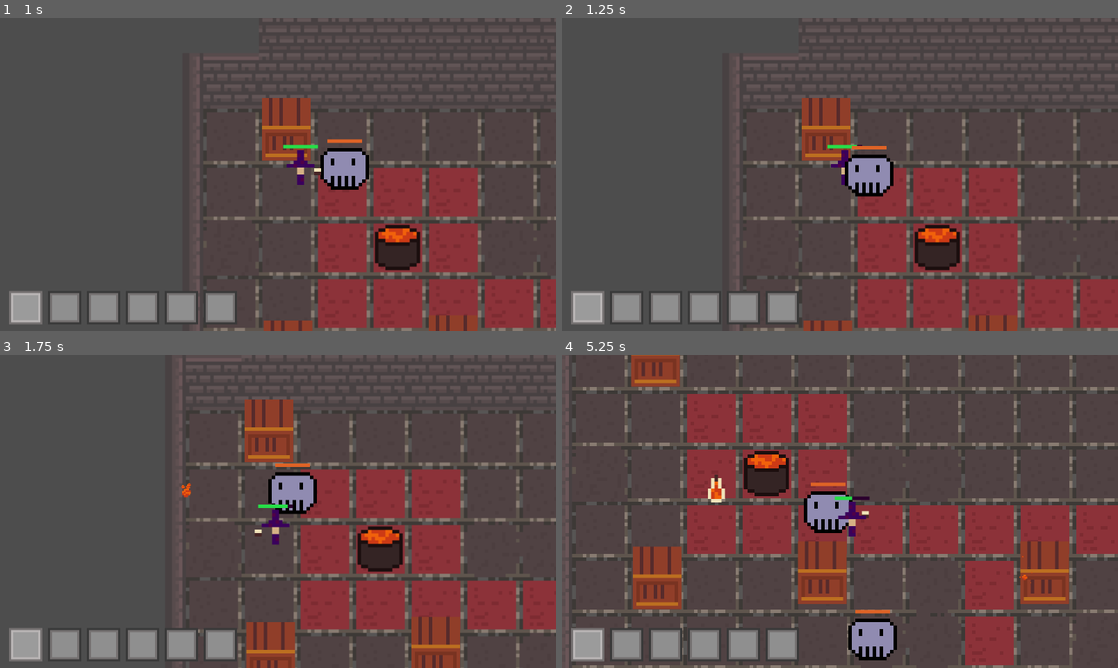
Above: before the commit, frames 1-4 (two rows, left to right).
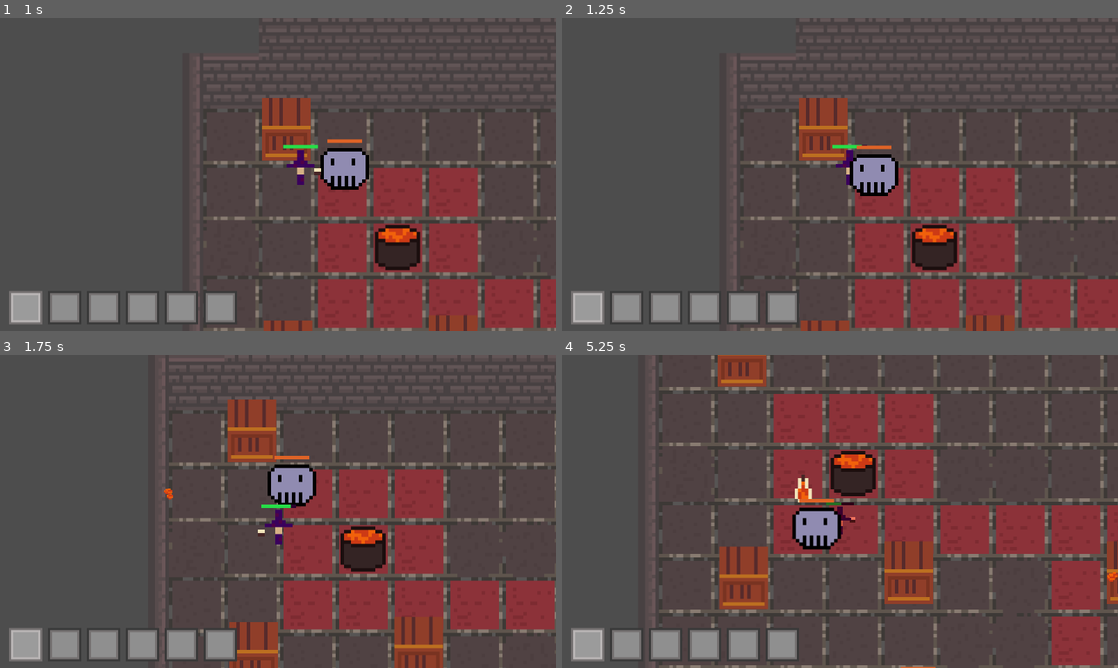
Above: after the commit, the same moments.

Repository: chluebi/ludum-dare-58
Game: Godot game, scene res://main.tscn
Same seed, same stepped clock (60 frames per second), same inputs: the game is played once before the commit and once after it.
Inputs (mouse positions are in pixels of both pictures, inside the frame that each line leads up to):
- Up to frame 1 (1 s): move the mouse to (400, 158) at 0.52 s; hold D (move_right) from 0.53 s (still down); hold F (drink) from 0.53 s (still down)
- Up to frame 2 (1.25 s): keep holding D (move_right); keep holding F (drink)
- Up to frame 3 (1.75 s): move the mouse to (166, 527) at 1.27 s; release D (move_right) at 1.28 s; release F (drink) at 1.28 s; hold S (move_down) from 1.28 s (still down); click (166, 527) at 1.35 s
- Up to frame 4 (5.25 s): move the mouse to (895, 442) at 2.02 s; release S (move_down) at 2.03 s; hold D (move_right) 2.03-2.78 s; tap Q (throw) at 2.1, 4.35 s; move the mouse to (812, 574) at 2.77 s; hold W (move_up) 2.78-3.53 s; tap F (drink) at 2.85 s; move the mouse to (1006, 558) at 3.52 s; press the mouse at (1006, 558) at 3.53 s; hold A (move_left) 3.53-5.03 s; move the mouse to (673, 464) at 4.27 s; release the mouse at (673, 464) at 4.28 s; move the mouse to (867, 511) at 5.02 s; hold S (move_down) from 5.03 s (still down); hold F (drink) from 5.03 s (still down)

Frame 1 is identical in both runs. In frame 2, 7.5% of the frame differs, in the area x 31-100%, y 0-100%; in frame 3, 15%; in frame 4, 38%, in the area x 0-100%, y 0-100%.

Commit message:
purple potion = poison trail

Diff:
--- a/enemy.tscn
+++ b/enemy.tscn
@@ -22,6 +22,8 @@
 radius = 94.13288
 
 [node name="Enemy" type="CharacterBody2D"]
+collision_layer = 4
+collision_mask = 7
 script = ExtResource("1_4gyqm")
 
 [node name="AnimatedSprite2D" type="AnimatedSprite2D" parent="."]
--- a/main.tscn
+++ b/main.tscn
@@ -11,6 +11,7 @@
 [ext_resource type="Script" uid="uid://cbnnke38dp7y2" path="res://enemy_spawner.gd" id="8_kek77"]
 [ext_resource type="Script" uid="uid://b7tk7wyyonbao" path="res://effect_manager.gd" id="10_4c57u"]
 [ext_resource type="Script" uid="uid://tfuqtyafw6be" path="res://inventory_manager.gd" id="11_efxa6"]
+[ext_resource type="PackedScene" uid="uid://da6hjhpeubx5h" path="res://poison_trail.tscn" id="12_dg77c"]
 
 [sub_resource type="TileSetAtlasSource" id="TileSetAtlasSource_5vw27"]
 texture = ExtResource("2_272bh")
@@ -94,3 +95,5 @@
 
 [node name="inventory_manager" type="Node" parent="."]
 script = ExtResource("11_efxa6")
+
+[node name="poison_trail" parent="." instance=ExtResource("12_dg77c")]
--- a/player.gd
+++ b/player.gd
@@ -13,9 +13,13 @@
 const ATTACK_INTERVAL = 0.7
 var attack_timer = 0.0
 
+const POISON_INTERVAL = 0.3
+var poison_timer = 0.0
+
 var health = HEALTH_SCRIPT.new(100)
 @onready var EFFECT_MANAGER = $"../../effect_manager"
 @onready var INVENTORY_MANAGER = $"../../inventory_manager"
+@onready var POISON_TRAIL = $"../../poison_trail"
 
 var is_drinking: bool = false
 
@@ -89,6 +93,15 @@
 	var regen = float(EFFECT_MANAGER.activity_strength(Constants.potion_type.pink))
 	if regen > 0:
 		health.heal_damage(regen * delta * 15)
+
+	poison_timer += delta
+	if poison_timer >= POISON_INTERVAL:
+		poison_timer -= POISON_INTERVAL
+		var str = EFFECT_MANAGER.activity_strength(Constants.potion_type.purple)
+		if str > 0:
+			POISON_TRAIL.set_strength(str)
+			POISON_TRAIL.update_carrier(position)
+		POISON_TRAIL.poison_tick()
 	move_and_slide()
 
 func on_potion_pickup(pot):
--- /dev/null
+++ b/poison_collision.tscn
@@ -0,0 +1,7 @@
+[gd_scene load_steps=2 format=3 uid="uid://42bru5bpjpwr"]
+
+[sub_resource type="CircleShape2D" id="CircleShape2D_labkj"]
+radius = 50.0
+
+[node name="poison_collision" type="CollisionShape2D"]
+shape = SubResource("CircleShape2D_labkj")
--- /dev/null
+++ b/poison_particles.tscn
@@ -0,0 +1,20 @@
+[gd_scene load_steps=3 format=3 uid="uid://cp4yu1j2dsrl1"]
+
+[ext_resource type="Shader" uid="uid://cy00tqn3dsc4p" path="res://poison_trail.gdshader" id="1_pek08"]
+
+[sub_resource type="ShaderMaterial" id="ShaderMaterial_labkj"]
+shader = ExtResource("1_pek08")
+shader_parameter/cell_amount = 20
+shader_parameter/period = Vector2(6, 6)
+
+[node name="poison_particles" type="CPUParticles2D"]
+material = SubResource("ShaderMaterial_labkj")
+amount = 100
+emission_shape = 1
+emission_sphere_radius = 50.0
+spread = 180.0
+gravity = Vector2(0, 0)
+initial_velocity_min = 10.0
+initial_velocity_max = 15.0
+scale_amount_min = 10.0
+scale_amount_max = 10.0
--- /dev/null
+++ b/poison_trail.gd
@@ -0,0 +1,52 @@
+extends Area2D
+
+const COLLISION = preload("res://poison_collision.tscn")
+const PARTICLES = preload("res://poison_particles.tscn")
+
+const DURATION = 5.0
+var damage = 5
+
+class EmittedPoint:
+	var shape
+	var particles
+	var start_time
+	func _init(time, pos, parent):
+		start_time = time
+		shape = COLLISION.instantiate()
+		particles = PARTICLES.instantiate()
+		shape.position = pos
+		particles.position = pos
+		parent.add_child.call_deferred(shape)
+		parent.add_child.call_deferred(particles)
+
+	func clean(time):
+		if start_time + DURATION > time:
+			return false
+		shape.queue_free()
+		particles.queue_free()
+		return true
+
+var points = []
+
+var timer = 0
+
+func clean(p):
+	return !p.clean(timer)
+
+func update_carrier(pos: Vector2):
+	var new_point = EmittedPoint.new(timer, pos, self)
+	points.push_back(new_point)
+
+
+func poison_tick():
+	points = points.filter(clean)
+	var cols = get_overlapping_bodies()
+	for c in cols:
+		if "health" in c:
+			c.health.take_damage(damage)
+
+func set_strength(strength):
+	damage = 5.0 + strength * 2.5
+
+func _process(delta: float) -> void:
+	timer += delta
--- /dev/null
+++ b/poison_trail.gdshader
@@ -0,0 +1,57 @@
+shader_type canvas_item;
+
+uniform int cell_amount = 20;
+uniform vec2 period = vec2(6., 6.);
+
+vec2 modulo(vec2 divident, vec2 divisor){
+	vec2 positiveDivident = mod(divident, divisor) + divisor;
+	return mod(positiveDivident, divisor);
+}
+
+vec2 random(vec2 value){
+	value = vec2( dot(value, vec2(127.1,311.7) ),
+				  dot(value, vec2(269.5,183.3) ) );
+	return -1.0 + 2.0 * fract(sin(value) * 43758.5453123);
+}
+
+float seamless_noise(vec2 uv, vec2 _period) {
+	uv = uv * float(cell_amount);
+	vec2 cellsMinimum = floor(uv);
+	vec2 cellsMaximum = ceil(uv);
+	vec2 uv_fract = fract(uv);
+
+	cellsMinimum = modulo(cellsMinimum, _period);
+	cellsMaximum = modulo(cellsMaximum, _period);
+
+	vec2 blur = smoothstep(0.0, 1.0, uv_fract);
+
+	vec2 lowerLeftDirection = random(vec2(cellsMinimum.x, cellsMinimum.y));
+	vec2 lowerRightDirection = random(vec2(cellsMaximum.x, cellsMinimum.y));
+	vec2 upperLeftDirection = random(vec2(cellsMinimum.x, cellsMaximum.y));
+	vec2 upperRightDirection = random(vec2(cellsMaximum.x, cellsMaximum.y));
+
+	vec2 fraction = fract(uv);
+
+	return mix( mix( dot( lowerLeftDirection, fraction - vec2(0, 0) ),
+                     dot( lowerRightDirection, fraction - vec2(1, 0) ), blur.x),
+                mix( dot( upperLeftDirection, fraction - vec2(0, 1) ),
+                     dot( upperRightDirection, fraction - vec2(1, 1) ), blur.x), blur.y) * 0.8 + 0.5;
+}
+
+void vertex() {
+	// Called for every vertex the material is visible on.
+	//VERTEX += 30.0 * vec2(seamless_noise(VERTEX + 0.02 * vec2(TIME,TIME), 100.0 * period));
+}
+instance uniform vec4 purple : source_color = vec4(0.7, 0.2, 0.8, 0.8);
+void fragment() {
+	// Called for every pixel the material is visible on.
+	float noise = seamless_noise(SCREEN_UV + .02 * vec2(TIME, TIME), period);
+	vec3 color = purple.xyz + noise * 0.3;
+	COLOR = vec4(color, purple.a);
+	//COLOR = vec4(UV, 0.0, 1.0);
+}
+
+//void light() {
+//	// Called for every pixel for every light affecting the CanvasItem.
+//	// Uncomment to replace the default light processing function with this one.
+//}
--- /dev/null
+++ b/poison_trail.tscn
@@ -0,0 +1,9 @@
+[gd_scene load_steps=2 format=3 uid="uid://da6hjhpeubx5h"]
+
+[ext_resource type="Script" uid="uid://bl8jmuwkcs16x" path="res://poison_trail.gd" id="1_rpu72"]
+
+[node name="poison_trail" type="Area2D"]
+collision_layer = 0
+collision_mask = 4
+monitorable = false
+script = ExtResource("1_rpu72")
Not shown: 1 places in main.tscn that only renumber resources
Not shown, added: poison_trail.gd.uid
Not shown, added: poison_trail.gdshader.uid
